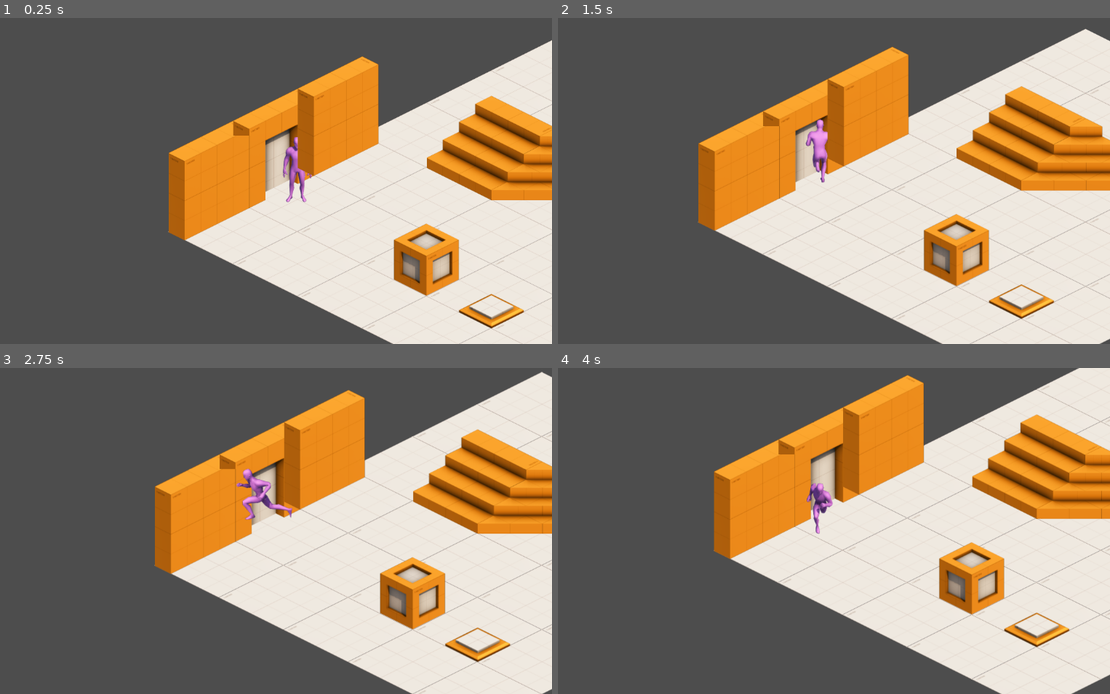
Above: before the commit, frames 1-4 (two rows, left to right).
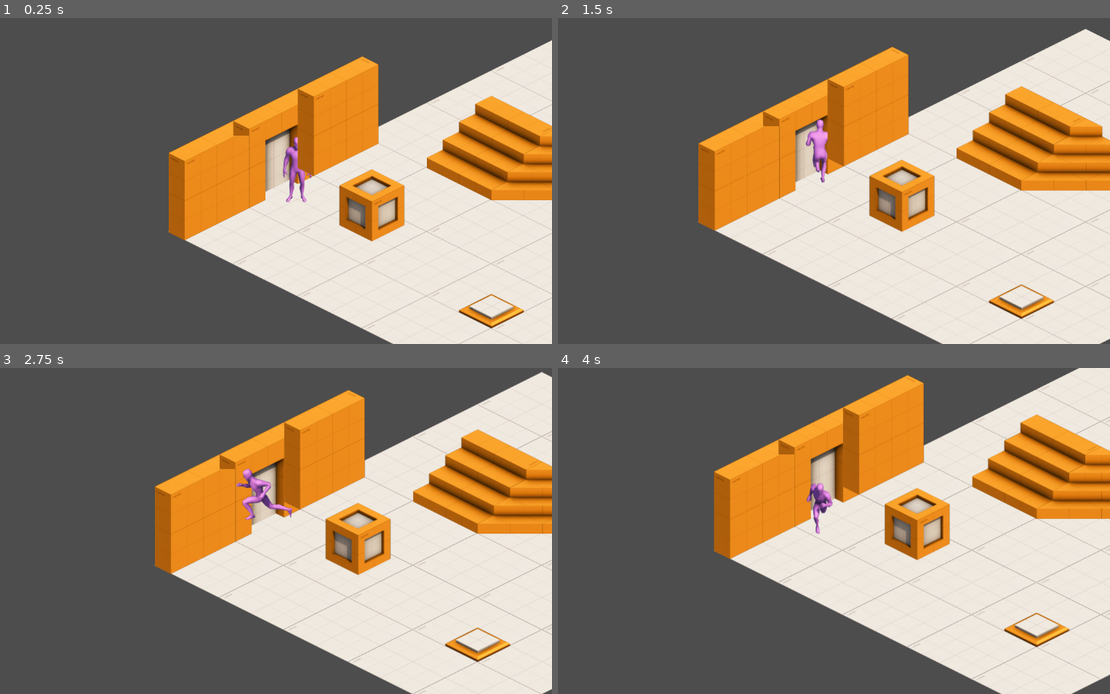
Above: after the commit, the same moments.

Repository: hubert3103/ChromaBlock
Game: Godot game, scene res://Marijn/Level1/level1.tscn
Same seed, same stepped clock (60 frames per second), same inputs: the game is played once before the commit and once after it. The project has no main scene, so this scene is started directly.
Inputs:
- Up to frame 1 (0.25 s): no input
- Up to frame 2 (1.5 s): hold W (move_up) from 0.53 s (still down)
- Up to frame 3 (2.75 s): release W (move_up) at 2.03 s; hold A (move_left) from 2.03 s (still down)
- Up to frame 4 (4 s): release A (move_left) at 3.53 s; hold S (move_down) from 3.53 s (still down)

The runs differ from the first frame. In frame 1, 4.1% of the frame differs, in the area x 61-84%, y 46-86%; in frame 2, 4.1%; in frame 3, 4.1%, in the area x 58-81%, y 41-81%; in frame 4, 4.1%.

Commit message:
Added a floor switch
Added a floor switch that activates when you push a block onto it.

Diff:
--- a/Marijn/Level1/floor_switch.gd
+++ b/Marijn/Level1/floor_switch.gd
@@ -4,20 +4,19 @@
 
 var is_active = false
 
-func _on_body_entered(body):
-	if body.has_method("get_crate_id"):
-		if body.get_crate_id() == required_id:
-			is_active = true
-			activate()
+func _on_body_entered(body: Node2D) -> void:
+	if body.has_method("get_crate_id") and body.get_crate_id() == required_id:
+		is_active = true
+		activate()
 
-func _on_body_exited(body):
-	if body.has_method("get_crate_id"):
-		if body.get_crate_id() == required_id:
-			is_active = false
-			deactivate()
+func _on_body_exited(body: Node2D) -> void:
+	if body.has_method("get_crate_id") and body.get_crate_id() == required_id:
+		is_active = false
+		deactivate()
 
 func activate():
 	print("Switch ON")
 
+
 func deactivate():
 	print("Switch OFF")
--- a/Marijn/Level1/floor_switch.tscn
+++ b/Marijn/Level1/floor_switch.tscn
@@ -3,11 +3,16 @@
 [ext_resource type="Texture2D" uid="uid://cwhjo0d6ah6va" path="res://art/Isometric/switchFloorOff_E.png" id="1_g13by"]
 [ext_resource type="Script" uid="uid://ce15kojxt42w8" path="res://Marijn/Level1/floor_switch.gd" id="1_sn77k"]
 
+[sub_resource type="RectangleShape2D" id="RectangleShape2D_sn77k"]
+size = Vector2(85, 43)
+
 [node name="FloorSwitch" type="Area2D" unique_id=1662818470]
 script = ExtResource("1_sn77k")
-
-[node name="CollisionShape2D" type="CollisionShape2D" parent="." unique_id=1230461239]
 
 [node name="Sprite2D" type="Sprite2D" parent="." unique_id=622962867]
 position = Vector2(1, -177)
 texture = ExtResource("1_g13by")
+
+[node name="CollisionShape2D" type="CollisionShape2D" parent="." unique_id=1230461239]
+position = Vector2(1, 7)
+shape = SubResource("RectangleShape2D_sn77k")
--- a/Marijn/Level1/level1.tscn
+++ b/Marijn/Level1/level1.tscn
@@ -411,3 +411,6 @@
 tile_map_data = PackedByteArray("AAAKAPr/LgAVAAIAAAAKAPv/LgAVAAMAAAA=")
 tile_set = SubResource("TileSet_c2y7v")
 occlusion_enabled = false
+
+[connection signal="body_entered" from="FloorSwitch" to="FloorSwitch" method="_on_body_entered"]
+[connection signal="body_exited" from="FloorSwitch" to="FloorSwitch" method="_on_body_exited"]
--- a/Marijn/crate.gd
+++ b/Marijn/crate.gd
@@ -1,13 +1,10 @@
 extends CharacterBody2D
 
-@export var push_speed = 100
 @export var crate_id: String = "A"
 
-func push(direction: Vector2):
-	if direction == Vector2.ZERO:
-		return
-
-	velocity = direction.normalized() * push_speed
+func _physics_process(delta):
+	# Slowly stop movement (friction)
+	velocity = velocity.move_toward(Vector2.ZERO, 500 * delta)
 	move_and_slide()
 
 func get_crate_id():
--- a/Marijn/crate.tscn
+++ b/Marijn/crate.tscn
@@ -8,13 +8,12 @@
 
 [node name="Crate" type="CharacterBody2D" unique_id=2143499831]
 script = ExtResource("1_rxb5b")
-push_speed = 25
 
 [node name="CrateSprite" type="Sprite2D" parent="." unique_id=437452478]
-position = Vector2(108, -37)
+position = Vector2(0, -145)
 texture = ExtResource("1_vc41l")
 
 [node name="CollisionShape2D" type="CollisionShape2D" parent="." unique_id=1592186791]
-position = Vector2(108, 114)
+position = Vector2(1, -2)
 scale = Vector2(0.9999999, 0.9999999)
 shape = SubResource("RectangleShape2D_rxb5b")
--- a/_Main/Player/player.gd
+++ b/_Main/Player/player.gd
@@ -21,7 +21,6 @@
 	var input_vector = Vector2(x, y)
 
 	if input_vector != Vector2.ZERO:
-		# --- Movement ---
 		input_vector = input_vector.normalized()
 		velocity = input_vector * speed
 	else:
@@ -29,15 +28,14 @@
 
 	move_and_slide()
 
-	# --- PUSHING (AFTER MOVE) ---
-	if velocity != Vector2.ZERO:
-		for i in get_slide_collision_count():
-			var collision = get_slide_collision(i)
-			var collider = collision.get_collider()
+	# --- NATURAL PUSHING ---
+	for i in range(get_slide_collision_count()):
+		var collision = get_slide_collision(i)
+		var collider = collision.get_collider()
 
-			if collider != null and collider.has_method("push"):
-				var push_dir = get_push_direction(velocity)
-				collider.push(push_dir)
+		if collider is CharacterBody2D:
+			var push_dir = -collision.get_normal()
+			collider.velocity = push_dir * speed
 
 	# --- Animation ---
 	if velocity != Vector2.ZERO:
@@ -79,11 +77,3 @@
 		$AnimatedSprite2D.animation = "Idle" + last_direction
 		$AnimatedSprite2D.flip_h = false
 		$AnimatedSprite2D.play()
-
-
-# --- 4 DIRECTION PUSH FUNCTION ---
-func get_push_direction(vel: Vector2) -> Vector2:
-	if abs(vel.x) > abs(vel.y):
-		return Vector2(sign(vel.x), 0)
-	else:
-		return Vector2(0, sign(vel.y))
